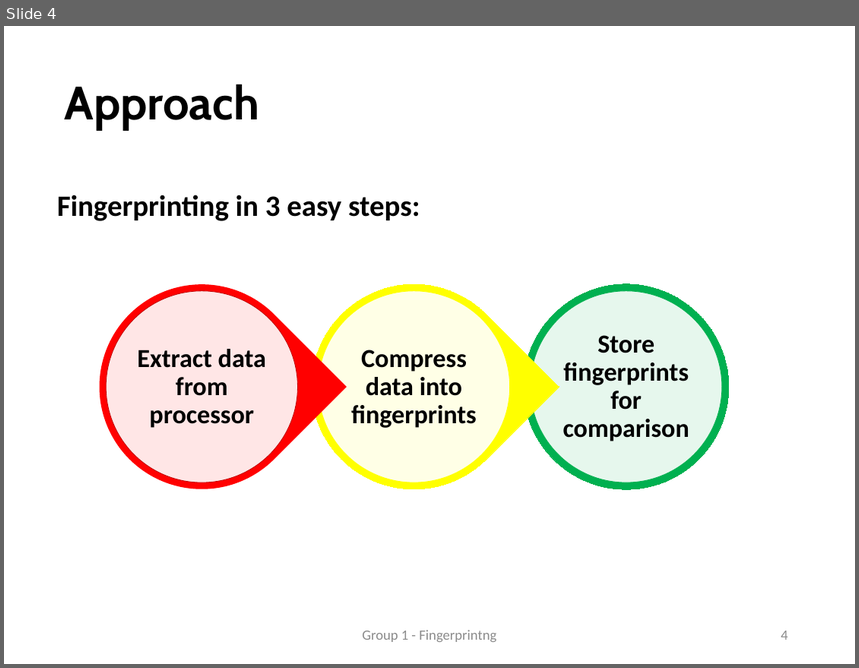
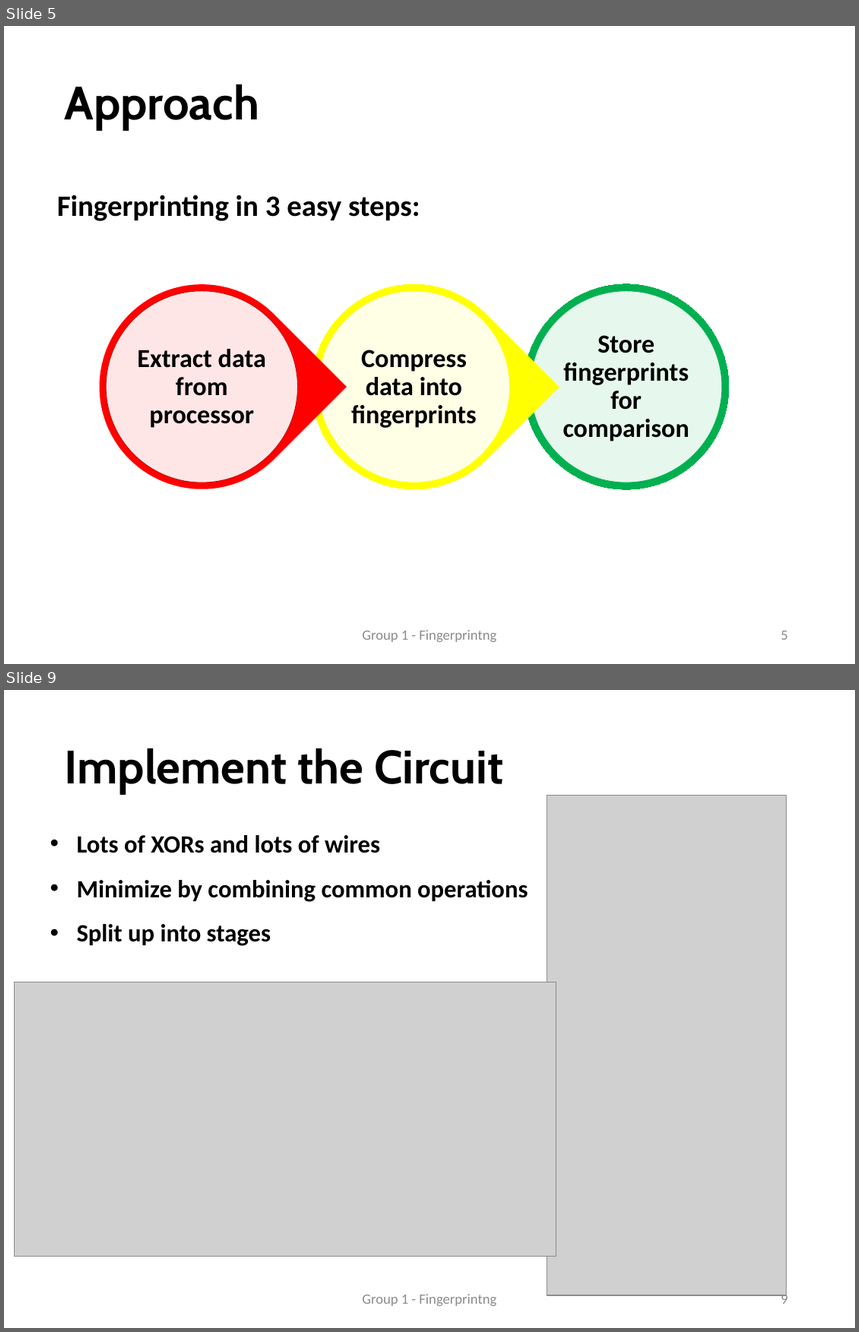
Before and after one commit to faga9267/VLSI---Fingerprinting, a slide deck: presentation/Presentation.pptx. Shown one above the other, each under a label of ours: slide 4 before the commit, slides 5 and 9 after it; the slides between them are not shown. The pictures are 859x668 and 859x1332 pixels, drawn with LibreOffice and Linux fonts; fonts in the diff are those of the drawing; grey boxes stand for pictures. Boxes give left, top, right and bottom in pixels: in the first picture for what was removed or moved away, otherwise in the second. Text is boxed around its words. In the diff, an @@ line names an element or a change of style, - is before the commit and + after.

```diff
--- a/presentation/Presentation.pptx
+++ b/presentation/Presentation.pptx
@@ slide 9 added at box(4, 690, 855, 1328), background #FFFFFF @@
@@ title added at box(65, 748, 503, 794), 39.6 pt, text #000000, bold @@
+Implement the Circuit
@@ picture added at box(547, 796, 786, 1296) @@
@@ text added at box(77, 835, 528, 946), 21 pt, text #000000, bold @@
+• Lots of XORs and lots of wires
+• Minimize by combining common operations
+• Split up into stages
@@ picture added at box(14, 983, 557, 1257) @@
@@ text added at box(362, 1294, 496, 1306), 12 pt, text #8C8C8C @@
+Group 1 - Fingerprintng
@@ page number added at box(781, 1293, 788, 1304), 12 pt, text #8C8C8C @@
+9
@@ what was slide 4 is now slide 5 @@
@@ page number at box(781, 631, 788, 640): text changed @@
-4
+5
```
Also in this commit, not shown: 3 slides changed, 18 other slides added, 9 other files.
